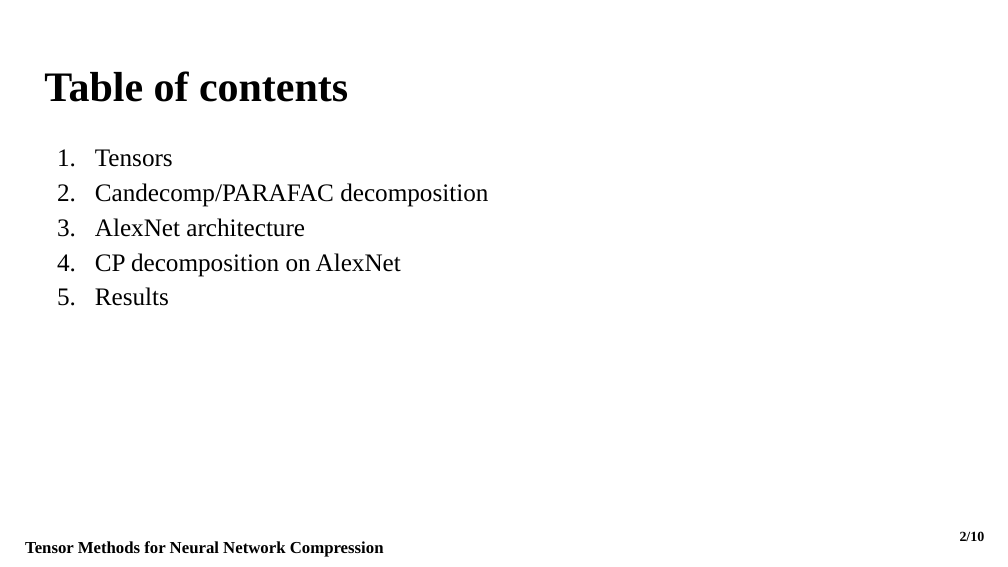
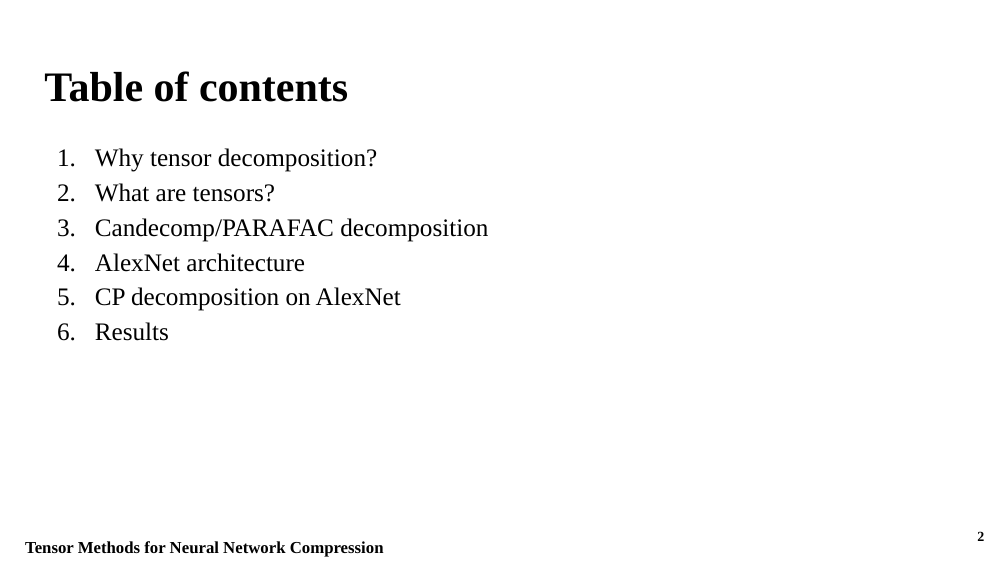
Before and after one commit to Fraunhofer-SCAI/canonical-cnn, a slide deck: slide 2 of Presentation/Fraunhofer_Presentation.pptx. Drawn at 1008x567 pixels with LibreOffice and Linux fonts; fonts in the diff are those of the drawing. Boxes give left, top, right and bottom in pixels: in the first picture for what was removed or moved away, otherwise in the second. Text is boxed around its words. In the diff, an @@ line names an element or a change of style, - is before the commit and + after.

```diff
--- a/Presentation/Fraunhofer_Presentation.pptx
+++ b/Presentation/Fraunhofer_Presentation.pptx
@@ text at (95, 148, 377, 202): text changed @@
-1. Tensors
+1. Why tensor decomposition?
+2. What are tensors?
@@ page number at (977, 531, 984, 541): text changed @@
-2/10
+2
```
Also in this commit, not shown: 8 other slides changed, 6 slides added, 1 other file.
